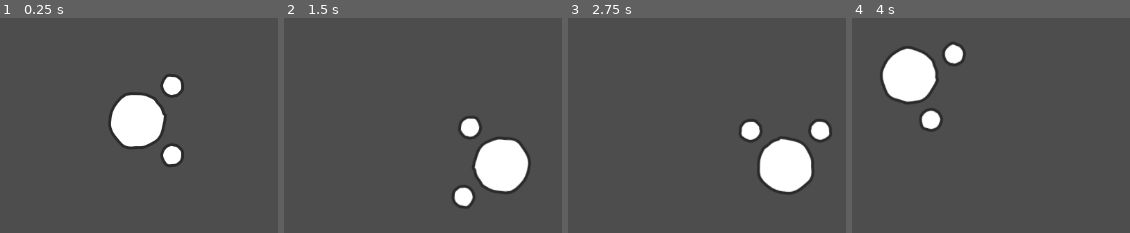
Above: before the commit, frames 1-4 (left to right).
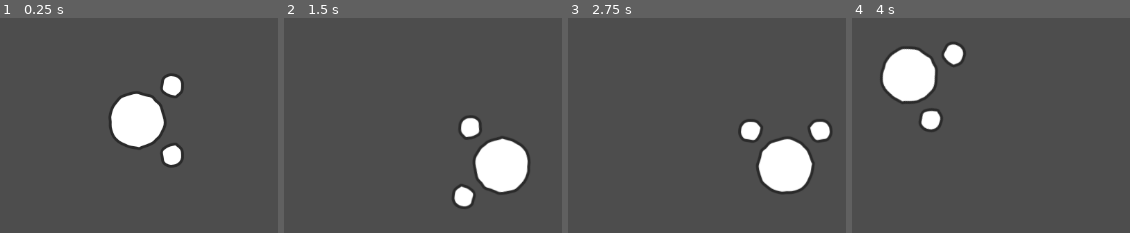
Above: after the commit, the same moments.

Repository: Josephblt/alchromist
Game: Godot game, scene res://scenes/character/player.tscn
Same seed, same stepped clock (60 frames per second), same inputs: the game is played once before the commit and once after it. The project has no main scene, so this scene is started directly.
Inputs (mouse positions are in pixels of both pictures, inside the frame that each line leads up to):
- Up to frame 1 (0.25 s): no input
- Up to frame 2 (1.5 s): tap Enter at 0.5 s; move the mouse to (outside the picture) at 0.52 s; press the mouse at (outside the picture) at 0.53 s; hold Right (Move Right) 0.53-1.28 s; tap Space at 1.25 s; move the mouse to (outside the picture) at 1.27 s; release the mouse at (outside the picture) at 1.28 s; hold Down (Move Down) from 1.28 s (still down); right-click (outside the picture) at 1.35 s
- Up to frame 3 (2.75 s): tap Enter at 2 s; move the mouse to (784, 22) at 2.02 s; release Down (Move Down) at 2.03 s; press the mouse at (784, 22) at 2.03 s; hold Right (Move Right) from 2.03 s (still down)
- Up to frame 4 (4 s): tap Space at 2.75 s; move the mouse to (949, 209) at 2.77 s; release Right (Move Right) at 2.78 s; release the mouse at (949, 209) at 2.78 s; hold Up (Move Up) 2.78-3.53 s; right-click (949, 209) at 2.85 s; tap Enter at 3.5 s; move the mouse to (outside the picture) at 3.52 s; press the mouse at (outside the picture) at 3.53 s; hold Left (Move Left) from 3.53 s (still down)

The runs differ from the first frame. In frame 1, 0.6% of the frame differs, in the area x 39-66%, y 26-69%; in frame 2, 0.6%; in frame 3, 0.6%; in frame 4, 0.6%, in the area x 10-40%, y 11-53%.

Commit message:
Fail first code adjustments.

Diff:
--- a/scenes/character/player.tscn
+++ b/scenes/character/player.tscn
@@ -3,8 +3,9 @@
 [ext_resource type="PackedScene" uid="uid://c6lhesx21el4s" path="res://scenes/character/character.tscn" id="1_vt0b6"]
 [ext_resource type="Script" uid="uid://qhj5j3wpjnp" path="res://scripts/character/player.gd" id="2_tum32"]
 
-[node name="Player" instance=ExtResource("1_vt0b6")]
+[node name="Player" node_paths=PackedStringArray("level_layers") instance=ExtResource("1_vt0b6")]
 script = ExtResource("2_tum32")
+level_layers = []
 
 [node name="Camera" type="Camera2D" parent="." index="0"]
 drag_horizontal_enabled = true
--- a/scripts/character/character.gd
+++ b/scripts/character/character.gd
@@ -1,8 +1,8 @@
 class_name Character extends CharacterBody2D
 
 
-@export var bodies: Array[Texture2D] = []
-@export var hands: Array[Texture2D] = []
+@export var bodies: Array[Texture2D]
+@export var hands: Array[Texture2D]
 
 @export var acceleration: float = 10000.0
 @export var deceleration: float = 10000.0
@@ -63,15 +63,17 @@
 
 
 func _randomize_body():
-    if bodies.size() > 0:
-        var body_texture = bodies[randi() % bodies.size()]
-        body_sprite.texture = body_texture
-        print("Body texture: ", body_texture.resource_path)
+    if bodies.size() <= 0:
+        return
+
+    var body_texture = bodies[randi() % bodies.size()]
+    body_sprite.texture = body_texture
 
 
 func _randomize_hands():
-    if hands.size() > 0:
-        var hand_texture = hands[randi() % hands.size()]
-        left_hand_sprite.texture = hand_texture
-        right_hand_sprite.texture = hand_texture
-        print("Hand texture: ", hand_texture.resource_path)
+    if hands.size() <= 0:
+        return
+
+    var hand_texture = hands[randi() % hands.size()]
+    left_hand_sprite.texture = hand_texture
+    right_hand_sprite.texture = hand_texture
--- a/scripts/character/player.gd
+++ b/scripts/character/player.gd
@@ -4,6 +4,10 @@
 @export var level_layers: Array[TileMapLayer]
 
 @onready var camera: Camera2D = $Camera
+
+
+func _ready() -> void:
+	_adjust_camera_limits()
 
 
 func _physics_process(delta: float) -> void:
@@ -56,7 +60,7 @@
 	r_hand_attacking = Input.is_action_pressed("Right Action")
 
 
-func _init_camera_limits() -> void:
+func _adjust_camera_limits() -> void:
 	if level_layers.size() == 0:
 		return
 
